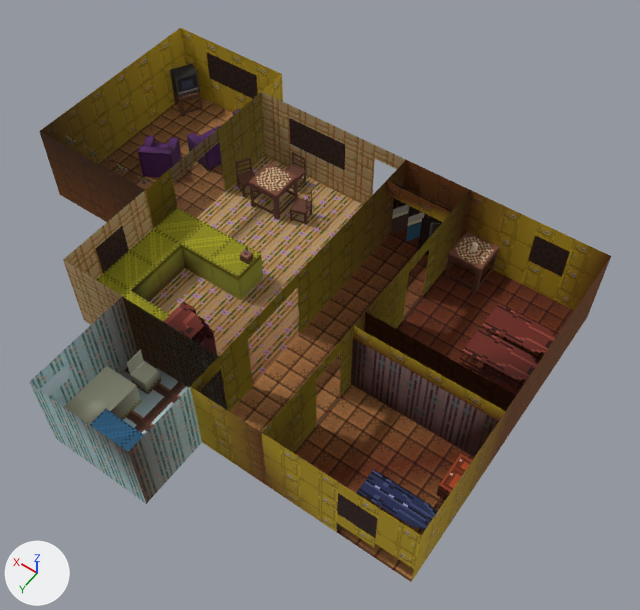
An edit to the glTF model rooms/01_house/model/01_house.gltf, drawn before and after from the same camera.
Rendered twice from a 50 mm lens placed at (-8.57, 16.55, 19.15), pointed at (-0.25, 4.89, 0.83). The axes (+X, +Y, +Z) are drawn at lower left. The lights are the same throughout. Where no turn or scale is listed for an object, it has been applied to the vertices. Vertices at the same position are counted once.

Script lines for the objects in view, before the commit:
```python
ob_housecombinednodoors = bpy.data.objects.new('HouseCombinedNoDoors', me_mesh_0)
ob_housecombinednodoors.location = (9.0, 5.5, 2.0)
ob_table_002 = bpy.data.objects.new('table.002', me_mesh_9)
ob_table_002.location = (-3.12, 0.5, -0.03)
ob_tv = bpy.data.objects.new('TV', me_mesh_4)
ob_tv.location = (8.38, 0.12, 0.97)
# me_mesh_4
# before: 0 (0.067, 0.467, -0.25) at pixel (178, 97), 1 (-0.308, -0.183, 0.5) at pixel (197, 72), 3 (-0.308, -0.183, -0.25) at pixel (200, 91), 5 (0.5, 0.217, 0.5) at pixel (169, 69), 6 (0.5, 0.217, -0.25) at pixel (173, 88)
# before: 7 (0.125, -0.433, -0.25), 8 (0.5, 0.217, -0.25) at pixel (173, 88)
# also in view: 'table' at (3.5, 2.0, 0.5); 'armchair' at (7.32, 2.75, 0.5)
```
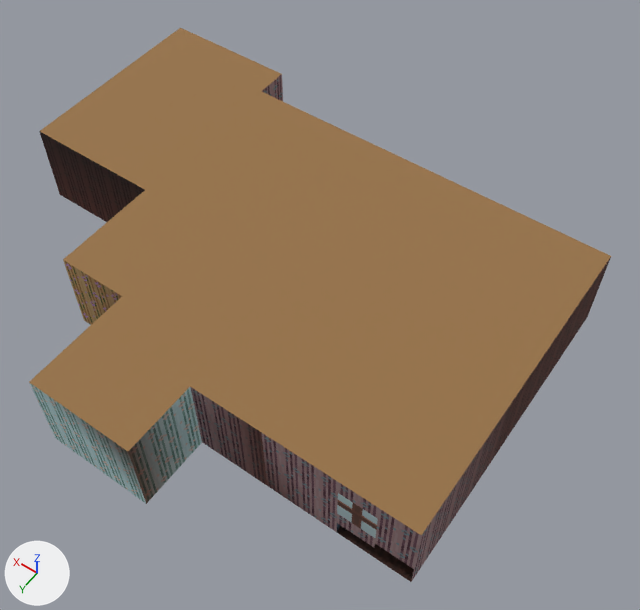
Commit message: Update house model with ceiling

The change, as a list of edits to the scene's bpy script:
```text
Change img_image_21:
    img_image_21: load_image('Image_21', '_unpacked/Image_21', 16, 16, 'sRGB') -> load_image('Image_21', '_unpacked/Image_21', 16, 32, 'sRGB')
Change img_image_22:
    img_image_22: load_image('Image_22', '_unpacked/Image_22', 24, 32, 'sRGB') -> load_image('Image_22', '_unpacked/Image_22', 16, 40, 'sRGB')
Change img_image_23:
    img_image_23: load_image('Image_23', '_unpacked/Image_23', 16, 16, 'sRGB') -> load_image('Image_23', '_unpacked/Image_23', 16, 40, 'sRGB')
Change mat_house_14:
    where n7 = _N.new('ShaderNodeTexImage'); n7.name = 'Image Texture'
    n7.image: img_image_0 -> img_image_23
Change mat_house_29:
    where n7 = _N.new('ShaderNodeTexImage'); n7.name = 'Image Texture'
    n7.image: img_image_1 -> img_image_22
Change mat_house_12:
    where n7 = _N.new('ShaderNodeTexImage'); n7.name = 'Image Texture'
    n7.image: img_image_2 -> img_image_1
Change mat_house_19:
    where n7 = _N.new('ShaderNodeTexImage'); n7.name = 'Image Texture'
    n7.image: img_image_4 -> img_image_19
Change mat_house_23:
    where n7 = _N.new('ShaderNodeTexImage'); n7.name = 'Image Texture'
    n7.image: img_image_5 -> img_image_21
Change mat_house_22:
    where n7 = _N.new('ShaderNodeTexImage'); n7.name = 'Image Texture'
    n7.image: img_image_6 -> img_image_20
Change mat_house_16:
    where n7 = _N.new('ShaderNodeTexImage'); n7.name = 'Image Texture'
    n7.image: img_image_7 -> img_image_18
Change mat_house_20:
    where n7 = _N.new('ShaderNodeTexImage'); n7.name = 'Image Texture'
    n7.image: img_image_8 -> img_image_17
Change mat_house_2:
    where n7 = _N.new('ShaderNodeTexImage'); n7.name = 'Image Texture'
    n7.image: img_image_9 -> img_image_16
Change mat_house_7:
    where n5 = _N.new('ShaderNodeTexImage'); n5.name = 'Image Texture'
    n5.image: img_image_11 -> img_image_14
Change mat_house_3:
    where n7 = _N.new('ShaderNodeTexImage'); n7.name = 'Image Texture'
    n7.image: img_image_12 -> img_image_11
Change mat_house_4:
    where n7 = _N.new('ShaderNodeTexImage'); n7.name = 'Image Texture'
    n7.image: img_image_14 -> img_image_12
Change mat_house_5:
    where n7 = _N.new('ShaderNodeTexImage'); n7.name = 'Image Texture'
    n7.image: img_image_16 -> img_image_9
Change mat_house_18:
    where n7 = _N.new('ShaderNodeTexImage'); n7.name = 'Image Texture'
    n7.image: img_image_17 -> img_image_0
Change mat_house_8:
    where n7 = _N.new('ShaderNodeTexImage'); n7.name = 'Image Texture'
    n7.image: img_image_18 -> img_image_8
Change mat_house_9:
    where n7 = _N.new('ShaderNodeTexImage'); n7.name = 'Image Texture'
    n7.image: img_image_19 -> img_image_7
Change mat_house_10:
    where n7 = _N.new('ShaderNodeTexImage'); n7.name = 'Image Texture'
    n7.image: img_image_20 -> img_image_6
Change mat_house_11:
    where n7 = _N.new('ShaderNodeTexImage'); n7.name = 'Image Texture'
    n7.image: img_image_21 -> img_image_5
Change mat_house_17:
    where n7 = _N.new('ShaderNodeTexImage'); n7.name = 'Image Texture'
    n7.image: img_image_22 -> img_image_4
Change mat_house_6:
    where n7 = _N.new('ShaderNodeTexImage'); n7.name = 'Image Texture'
    n7.image: img_image_23 -> img_image_2
Add mat_house_30:
    mat_house_30 = bpy.data.materials.new('house_30')
    # uses the picture img_image_30
Change me_mesh_4:
    where me_mesh_4.from_pydata(...)  # 9 vertices, 10 faces; spans x -0.308..0.5, y -0.433..0.467, z -0.25..0.5
    verts and faces of me_mesh_4; kept vertices keep their numbers, new ones are numbered from 9
    me_mesh_4 part 1
    add delete_vertices([8])  # with the faces that use them
    add delete_faces([(0, 3, 1)])
    add verts[9] = (-0.308, -0.183, -0.25)
    add faces += [(5, 7, 6), (0, 9, 1)]
Add ob_ceiling:
    ob_ceiling = bpy.data.objects.new('ceiling', me_mesh_16)  # 14 vertices, 8 faces; spans x -6.0..9.0, y -1.0..11.0, z 0.0
    ob_ceiling.location = (0.0, 0.5, 2.5)
```

Pixel boxes (x1, y1, x2, y2) of what changed, in the pictures (640 x 610 px; the box of a moved part takes in the faces that stretch with it):
'HouseCombinedNoDoors', surface changed (yellow to brown): (29, 28, 611, 582) in both
'ceiling', added: after (29, 28, 611, 535)
part 1 of me_mesh_4, moved or reshaped (not visible afterwards): before (178, 73, 200, 98)
